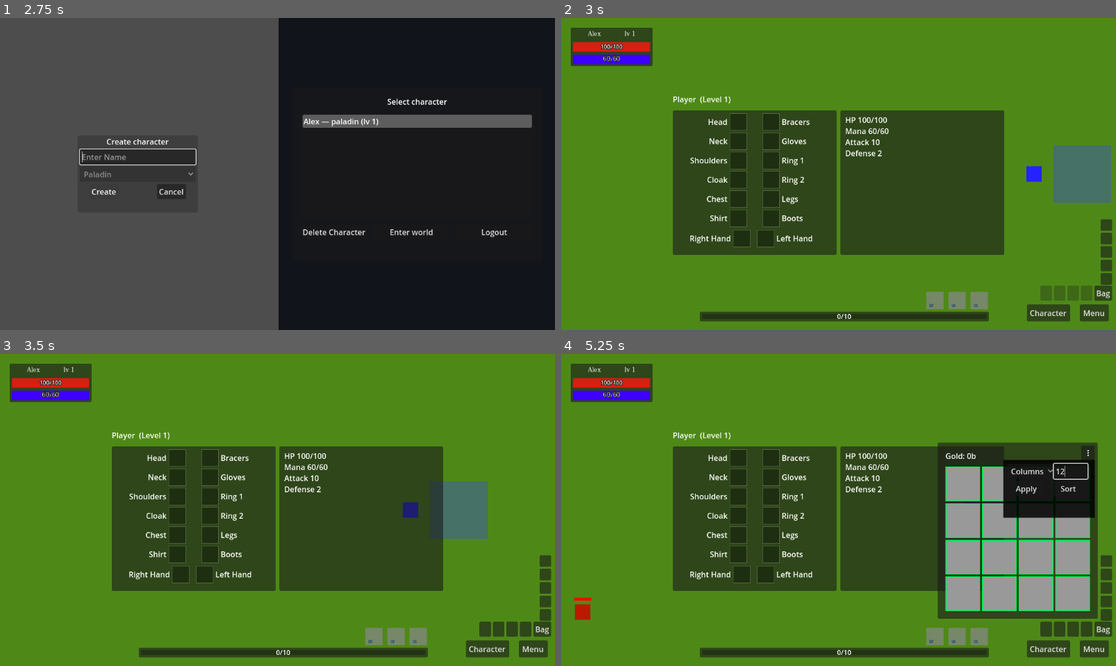
Above: before the commit, frames 1-4 (two rows, left to right).
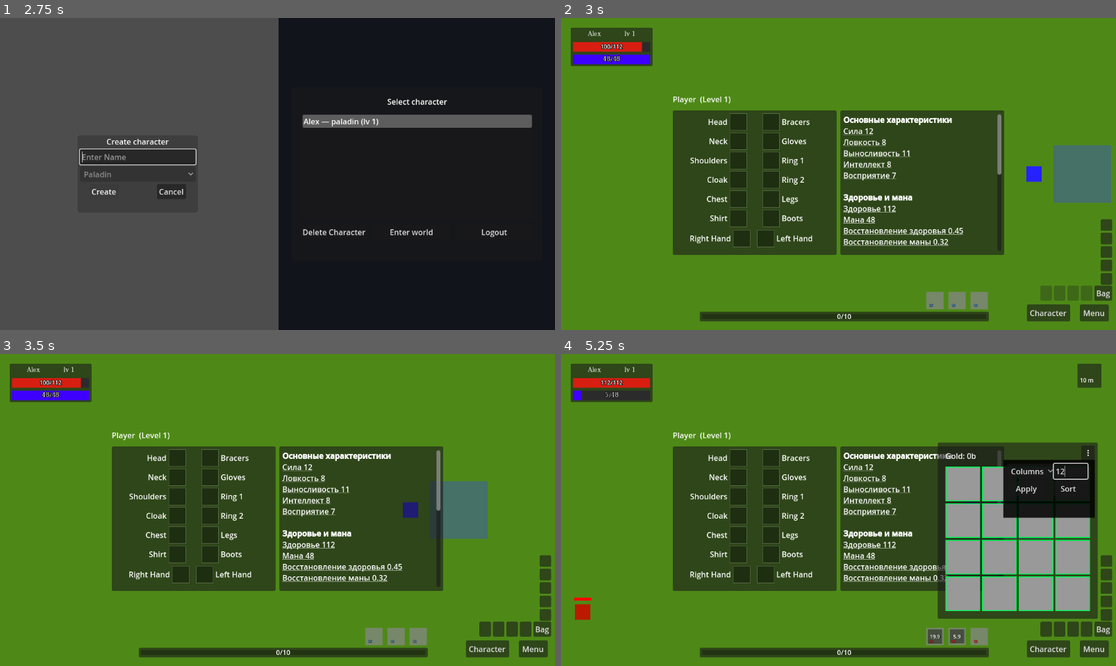
Above: after the commit, the same moments.

Repository: denisshkytko/mmo-mvp-godot
Game: Godot game, scene res://ui/flow/LoginUI.tscn
Same seed, same stepped clock (60 frames per second), same inputs: the game is played once before the commit and once after it. The engine's default icon, where the game draws it, is replaced by a stand-in: a white triangle on a blue panel in a dark square.
Inputs (mouse positions are in pixels of both pictures, inside the frame that each line leads up to):
- Up to frame 1 (2.75 s): click "Sign in" at 0.5 s; click (138, 155) at 1.27 s; type "Alex" at 1.35 s; click "Create" at 2 s
- Up to frame 2 (3 s): click "Enter world" at 2.75 s
- Up to frame 3 (3.5 s): no input
- Up to frame 4 (5.25 s): click (1043, 628) at 3.5 s; click "⋮" at 4.25 s; click (1071, 472) at 5.02 s; type "12" at 5.1 s

Frame 1 is identical in both runs. In frame 2, 2.3% of the frame differs, in the area x 7-80%, y 7-75%; in frame 3, 2.2%; in frame 4, 2.9%, in the area x 3-98%, y 3-93%.
Error before the commit: Parse Error: Too many arguments for "get()" call. Expected at most 1 but received 2. (res://game/characters/player/components/player_stats.gd:214)

Commit message:
Fix player class_id lookup

Diff:
--- a/game/characters/player/components/player_stats.gd
+++ b/game/characters/player/components/player_stats.gd
@@ -211,7 +211,9 @@
 func _build_snapshot() -> Dictionary:
 	var class_id := "warrior"
 	if p != null:
-		var id_from_player := String(p.get("class_id", p.class_id))
+		var id_from_player := String(p.get("class_id"))
+		if id_from_player == "":
+			id_from_player = p.class_id
 		if id_from_player != "":
 			class_id = id_from_player
 
